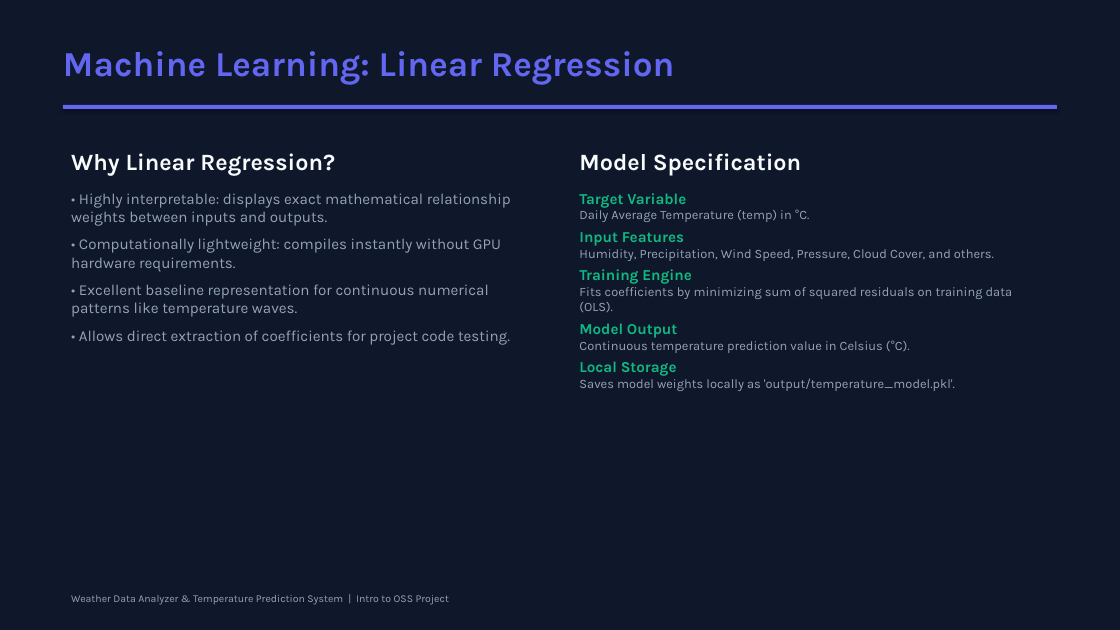
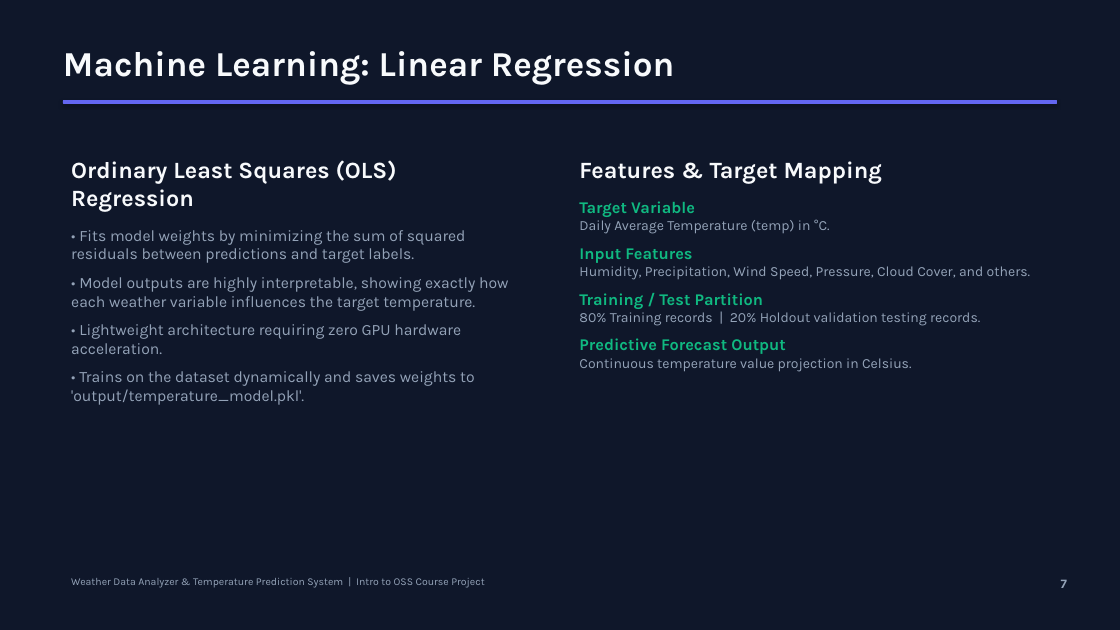
Before and after one commit to aperfectrio/weather-data-analyzer-and-prediction, a slide deck: slide 7 of Weather_Data_Analyzer_Presentation.pptx. Drawn at 1120x630 pixels with LibreOffice and Linux fonts; fonts in the diff are those of the drawing. Boxes give left, top, right and bottom in pixels: in the first picture for what was removed or moved away, otherwise in the second. Text is boxed around its words. In the diff, an @@ line names an element or a change of style, - is before the commit and + after.

Commit message:
Refactor presentation slide deck to match NIDS layout style

```diff
--- a/Weather_Data_Analyzer_Presentation.pptx
+++ b/Weather_Data_Analyzer_Presentation.pptx
@@ text "Machine Learning: Linear Regression" at bbox=[63, 51, 675, 85]: text colour #6366F1 to #F8FAFC @@
@@ rectangle: place and size @@
-rectangle at bbox=[63, 105, 1057, 108]
+rectangle at bbox=[63, 101, 1057, 103]
@@ text at bbox=[71, 160, 508, 405]: text changed; size 13 to 13.5 pt @@
-Why Linear Regression?
-• Highly interpretable: displays exact mathematical relationship weights between inputs and outputs.
-• Computationally lightweight: compiles instantly without GPU hardware requirements.
-• Excellent baseline representation for continuous numerical patterns like temperature waves.
-• Allows direct extraction of coefficients for project code testing.
+Ordinary Least Squares (OLS) Regression
+• Fits model weights by minimizing the sum of squared residuals between predictions and target labels.
+• Model outputs are highly interpretable, showing exactly how each weather variable influences the target temperature.
+• Lightweight architecture requiring zero GPU hardware acceleration.
+• Trains on the dataset dynamically and saves weights to 'output/temperature_model.pkl'.
@@ text "Features & Target Mapping": place and size @@
-text "Features & Target Mapping" at bbox=[579, 153, 1013, 391]
+text "Features & Target Mapping" at bbox=[579, 161, 1030, 372]
@@ text at bbox=[579, 161, 882, 184]: text changed @@
-Model Specification
+Features & Target Mapping
@@ text at bbox=[579, 201, 1030, 280]: size 13 to 14 pt in "Target Variable", "Input Features"; size 11 to 12 pt in "Daily Average Temperature (temp) in °C.", "Humidity, Precipitation, Wind Speed, Pressure, Cloud Cover, ..."; more space between paragraphs @@
@@ text at bbox=[579, 293, 980, 372]: text changed; size 11 to 12 pt @@
-Training Engine
-Fits coefficients by minimizing sum of squared residuals on training data (OLS).
-Model Output
-Continuous temperature prediction value in Celsius (°C).
-Local Storage
-Saves model weights locally as 'output/temperature_model.pkl'.
+Training / Test Partition
+80% Training records | 20% Holdout validation testing records.
+Predictive Forecast Output
+Continuous temperature value projection in Celsius.
@@ text at bbox=[71, 578, 484, 588]: text changed @@
-Weather Data Analyzer & Temperature Prediction System | Intro to OSS Project
+Weather Data Analyzer & Temperature Prediction System | Intro to OSS Course Project
@@ text added at bbox=[1061, 579, 1067, 588], 11 pt, text #94A3B8, bold @@
+7
```
Also in this commit, not shown: 9 other slides changed, 4 slides added, 4 slides removed.
